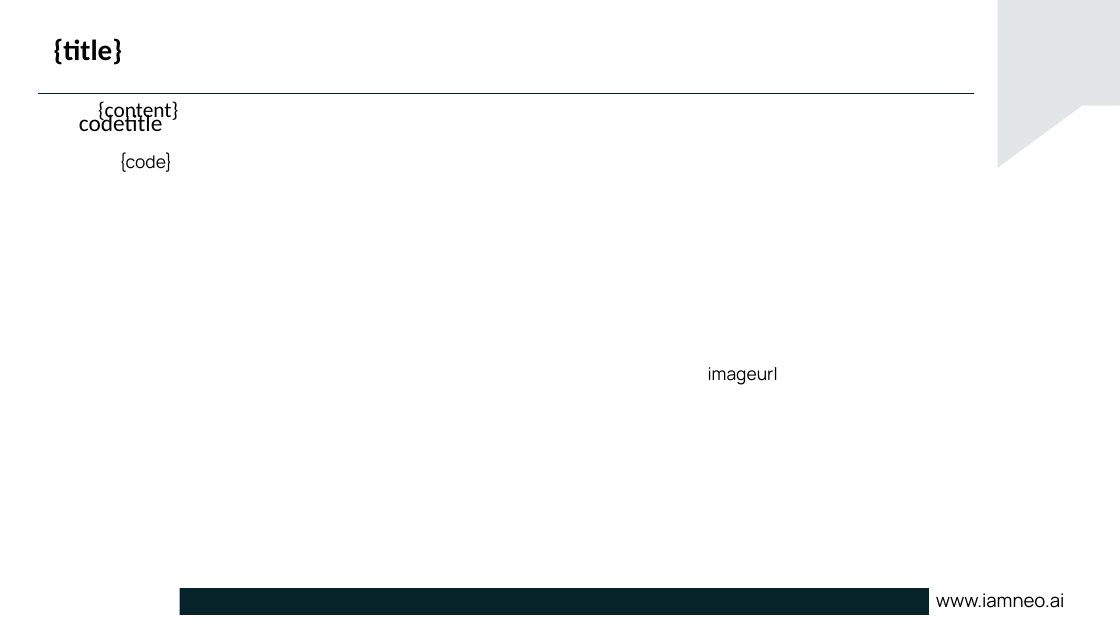
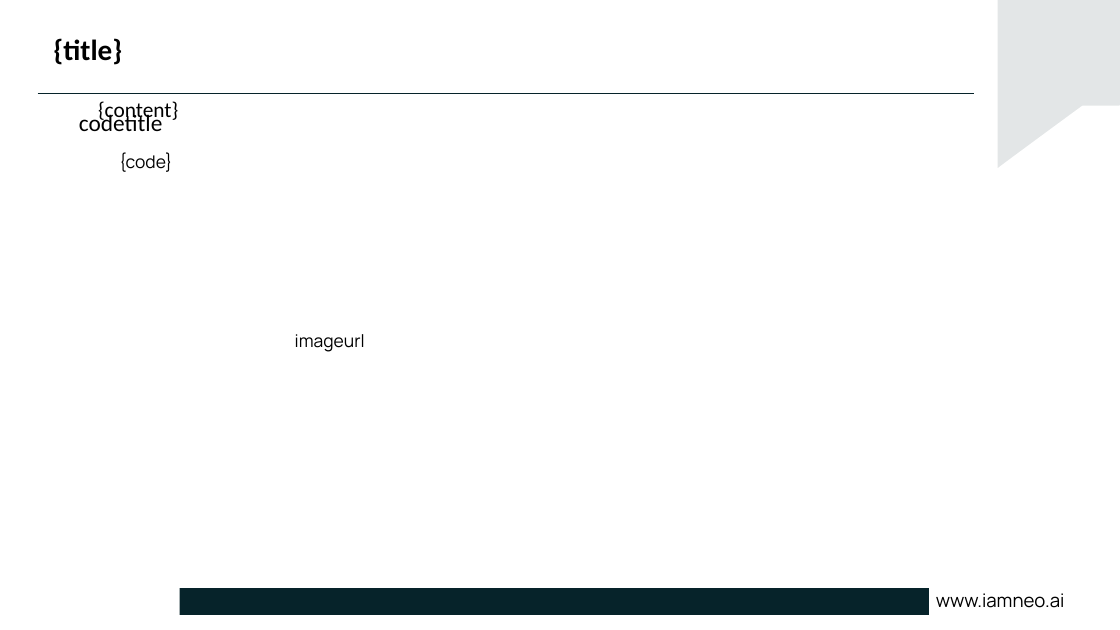
Before and after one commit to DivakarSathees/PptxGenerator-python, a slide deck: slide 3 of template_iamneo.pptx. Drawn at 1120x630 pixels with LibreOffice and Linux fonts; fonts in the diff are those of the drawing; background and template pictures are left out. Boxes give left, top, right and bottom in pixels: in the first picture for what was removed or moved away, otherwise in the second. Text is boxed around its words. In the diff, an @@ line names an element or a change of style, - is before the commit and + after.

```diff
--- a/template_iamneo.pptx
+++ b/template_iamneo.pptx
@@ text "imageurl": place and size @@
-text "imageurl" at (708, 367, 778, 385)
+text "imageurl" at (295, 334, 365, 352)
```
Also in this commit, not shown: 1 other slide changed, 6 other files.
